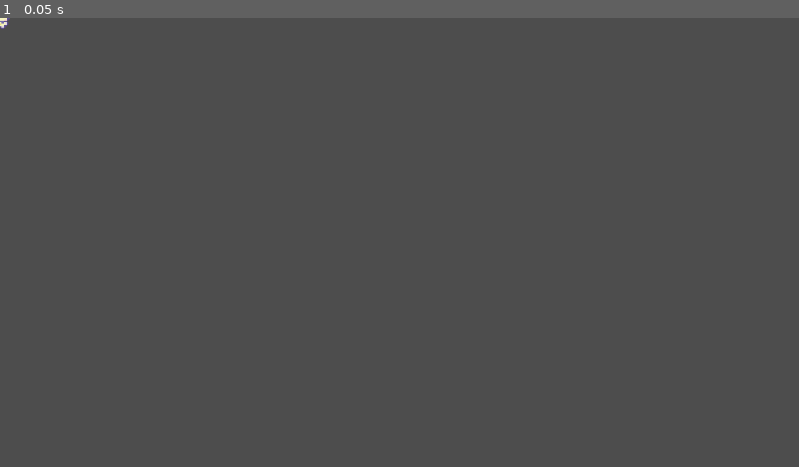
Above: before the commit, frame 1.
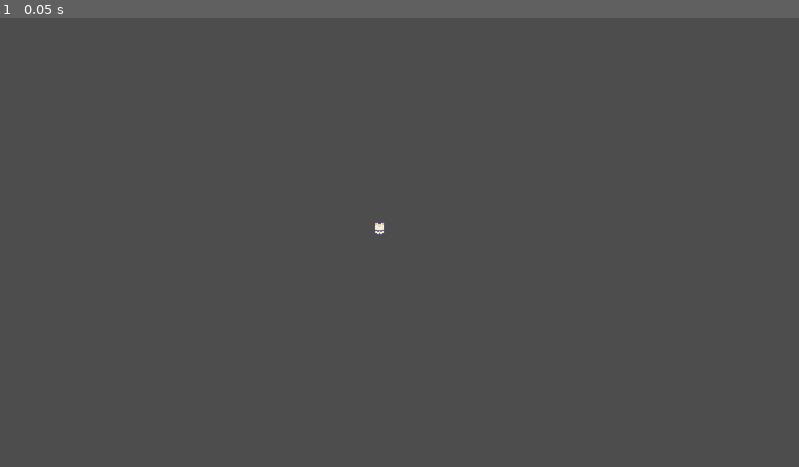
Above: after the commit, the same moment.

Repository: Kikilinga/Satihs
Game: Godot game, scene res://Characters/default_player_cat.tscn
Same seed, same stepped clock (60 frames per second), same inputs: the game is played once before the commit and once after it.
Inputs:
- Up to frame 1 (0.05 s): no input

The runs differ from the first frame. In frame 1, less than 0.1% of the frame differs, in the area x 0-49%, y 0-49%.

Commit message:
Finished Player Animation
Created the AnimationTree and AnimationPlayer to be able to have the player be animated properly in game.

A Generic Camera Follow Level Template has also been created.

Diff:
--- a/Characters/default_player_cat.tscn
+++ b/Characters/default_player_cat.tscn
@@ -1,21 +1,261 @@
-[gd_scene load_steps=4 format=3 uid="uid://bsr2c33rdg1xk"]
-
-[ext_resource type="Texture2D" uid="uid://8vflj2fkeki1" path="res://Sprout Lands - Sprites - Basic pack/Characters/Basic Charakter Spritesheet.png" id="1_b5bgt"]
+[gd_scene load_steps=27 format=3 uid="uid://bul0fys670v7u"]
+
+[ext_resource type="Texture2D" uid="uid://8vflj2fkeki1" path="res://AssetPack/Sprout Lands - Sprites - Basic pack/Characters/Basic Charakter Spritesheet.png" id="1_yxlj8"]
 
 [sub_resource type="GDScript" id="GDScript_po5hr"]
 script/source = "extends CharacterBody2D
 
 const SPEED = 300.0
 
+@export var starting_direction: Vector2 = Vector2(0,1)
+# parameters/idle/blend_position
+@onready var animation_tree = $AnimationTree
+@onready var animation_state = animation_tree.get(\"parameters/playback\")
+
+func _ready():
+	update_animation_parameters(starting_direction)
+
 func _physics_process(_delta):
 	velocity = Input.get_vector(\"ui_left\", \"ui_right\",\"ui_up\", \"ui_down\")*SPEED
+	update_animation_parameters(velocity/300)
+	change_animation_state()
 	move_and_slide()
+
+
+func update_animation_parameters(player_move: Vector2):
+	if (player_move != Vector2.ZERO):
+		animation_tree.set(\"parameters/walk/blend_position\", player_move)
+		animation_tree.set(\"parameters/idle/blend_position\", player_move)
+
+func change_animation_state():
+	if (velocity != Vector2.ZERO):
+		animation_state.travel(\"walk\")
+	else:
+		animation_state.travel(\"idle\")
 "
 
 [sub_resource type="RectangleShape2D" id="RectangleShape2D_6inbh"]
 size = Vector2(14, 16)
 
+[sub_resource type="Animation" id="Animation_g6smw"]
+length = 0.001
+tracks/0/type = "value"
+tracks/0/imported = false
+tracks/0/enabled = true
+tracks/0/path = NodePath("PlayerSprite:frame_coords")
+tracks/0/interp = 1
+tracks/0/loop_wrap = true
+tracks/0/keys = {
+"times": PackedFloat32Array(0),
+"transitions": PackedFloat32Array(1),
+"update": 1,
+"values": [Vector2i(0, 0)]
+}
+
+[sub_resource type="Animation" id="Animation_t64ae"]
+resource_name = "idle_down"
+loop_mode = 1
+tracks/0/type = "value"
+tracks/0/imported = false
+tracks/0/enabled = true
+tracks/0/path = NodePath("PlayerSprite:frame_coords")
+tracks/0/interp = 1
+tracks/0/loop_wrap = true
+tracks/0/keys = {
+"times": PackedFloat32Array(0, 0.5),
+"transitions": PackedFloat32Array(1, 1),
+"update": 1,
+"values": [Vector2i(0, 0), Vector2i(1, 0)]
+}
+
+[sub_resource type="Animation" id="Animation_anoqg"]
+resource_name = "idle_left"
+loop_mode = 1
+tracks/0/type = "value"
+tracks/0/imported = false
+tracks/0/enabled = true
+tracks/0/path = NodePath("PlayerSprite:frame")
+tracks/0/interp = 1
+tracks/0/loop_wrap = true
+tracks/0/keys = {
+"times": PackedFloat32Array(0, 0.5),
+"transitions": PackedFloat32Array(1, 1),
+"update": 1,
+"values": [8, 9]
+}
+
+[sub_resource type="Animation" id="Animation_tixri"]
+resource_name = "idle_right"
+loop_mode = 1
+tracks/0/type = "value"
+tracks/0/imported = false
+tracks/0/enabled = true
+tracks/0/path = NodePath("PlayerSprite:frame")
+tracks/0/interp = 1
+tracks/0/loop_wrap = true
+tracks/0/keys = {
+"times": PackedFloat32Array(0, 0.5),
+"transitions": PackedFloat32Array(1, 1),
+"update": 1,
+"values": [12, 13]
+}
+
+[sub_resource type="Animation" id="Animation_qtyyo"]
+resource_name = "idle_up"
+loop_mode = 1
+tracks/0/type = "value"
+tracks/0/imported = false
+tracks/0/enabled = true
+tracks/0/path = NodePath("PlayerSprite:frame")
+tracks/0/interp = 1
+tracks/0/loop_wrap = true
+tracks/0/keys = {
+"times": PackedFloat32Array(0, 0.5),
+"transitions": PackedFloat32Array(1, 1),
+"update": 1,
+"values": [4, 5]
+}
+
+[sub_resource type="Animation" id="Animation_phaqw"]
+resource_name = "walk_down"
+length = 0.4
+loop_mode = 1
+tracks/0/type = "value"
+tracks/0/imported = false
+tracks/0/enabled = true
+tracks/0/path = NodePath("PlayerSprite:frame")
+tracks/0/interp = 1
+tracks/0/loop_wrap = true
+tracks/0/keys = {
+"times": PackedFloat32Array(0, 0.2),
+"transitions": PackedFloat32Array(1, 1),
+"update": 1,
+"values": [2, 3]
+}
+
+[sub_resource type="Animation" id="Animation_bmljd"]
+resource_name = "walk_left"
+length = 0.4
+loop_mode = 1
+tracks/0/type = "value"
+tracks/0/imported = false
+tracks/0/enabled = true
+tracks/0/path = NodePath("PlayerSprite:frame")
+tracks/0/interp = 1
+tracks/0/loop_wrap = true
+tracks/0/keys = {
+"times": PackedFloat32Array(0, 0.2),
+"transitions": PackedFloat32Array(1, 1),
+"update": 1,
+"values": [10, 11]
+}
+
+[sub_resource type="Animation" id="Animation_2i27c"]
+resource_name = "walk_right"
+length = 0.4
+loop_mode = 1
+tracks/0/type = "value"
+tracks/0/imported = false
+tracks/0/enabled = true
+tracks/0/path = NodePath("PlayerSprite:frame")
+tracks/0/interp = 1
+tracks/0/loop_wrap = true
+tracks/0/keys = {
+"times": PackedFloat32Array(0, 0.2),
+"transitions": PackedFloat32Array(1, 1),
+"update": 1,
+"values": [14, 15]
+}
+
+[sub_resource type="Animation" id="Animation_4e42f"]
+resource_name = "walk_up"
+length = 0.4
+loop_mode = 1
+tracks/0/type = "value"
+tracks/0/imported = false
+tracks/0/enabled = true
+tracks/0/path = NodePath("PlayerSprite:frame")
+tracks/0/interp = 1
+tracks/0/loop_wrap = true
+tracks/0/keys = {
+"times": PackedFloat32Array(0, 0.2),
+"transitions": PackedFloat32Array(1, 1),
+"update": 1,
+"values": [6, 7]
+}
+
+[sub_resource type="AnimationLibrary" id="AnimationLibrary_lq8ok"]
+_data = {
+"RESET": SubResource("Animation_g6smw"),
+"idle_down": SubResource("Animation_t64ae"),
+"idle_left": SubResource("Animation_anoqg"),
+"idle_right": SubResource("Animation_tixri"),
+"idle_up": SubResource("Animation_qtyyo"),
+"walk_down": SubResource("Animation_phaqw"),
+"walk_left": SubResource("Animation_bmljd"),
+"walk_right": SubResource("Animation_2i27c"),
+"walk_up": SubResource("Animation_4e42f")
+}
+
+[sub_resource type="AnimationNodeAnimation" id="AnimationNodeAnimation_wjtuo"]
+animation = &"idle_up"
+
+[sub_resource type="AnimationNodeAnimation" id="AnimationNodeAnimation_s6lit"]
+animation = &"idle_down"
+
+[sub_resource type="AnimationNodeAnimation" id="AnimationNodeAnimation_1ox0j"]
+animation = &"idle_left"
+
+[sub_resource type="AnimationNodeAnimation" id="AnimationNodeAnimation_vobfn"]
+animation = &"idle_right"
+
+[sub_resource type="AnimationNodeBlendSpace2D" id="AnimationNodeBlendSpace2D_j271u"]
+blend_point_0/node = SubResource("AnimationNodeAnimation_wjtuo")
+blend_point_0/pos = Vector2(0, -1)
+blend_point_1/node = SubResource("AnimationNodeAnimation_s6lit")
+blend_point_1/pos = Vector2(0, 1)
+blend_point_2/node = SubResource("AnimationNodeAnimation_1ox0j")
+blend_point_2/pos = Vector2(-1, 0)
+blend_point_3/node = SubResource("AnimationNodeAnimation_vobfn")
+blend_point_3/pos = Vector2(1, 0)
+blend_mode = 1
+
+[sub_resource type="AnimationNodeAnimation" id="AnimationNodeAnimation_jswuf"]
+animation = &"walk_down"
+
+[sub_resource type="AnimationNodeAnimation" id="AnimationNodeAnimation_2f4p3"]
+animation = &"walk_up"
+
+[sub_resource type="AnimationNodeAnimation" id="AnimationNodeAnimation_ik1v3"]
+animation = &"walk_left"
+
+[sub_resource type="AnimationNodeAnimation" id="AnimationNodeAnimation_0acsw"]
+animation = &"walk_right"
+
+[sub_resource type="AnimationNodeBlendSpace2D" id="AnimationNodeBlendSpace2D_xusti"]
+blend_point_0/node = SubResource("AnimationNodeAnimation_jswuf")
+blend_point_0/pos = Vector2(0, 1)
+blend_point_1/node = SubResource("AnimationNodeAnimation_2f4p3")
+blend_point_1/pos = Vector2(0, -1)
+blend_point_2/node = SubResource("AnimationNodeAnimation_ik1v3")
+blend_point_2/pos = Vector2(-1, 0)
+blend_point_3/node = SubResource("AnimationNodeAnimation_0acsw")
+blend_point_3/pos = Vector2(1, 0)
+
+[sub_resource type="AnimationNodeStateMachineTransition" id="AnimationNodeStateMachineTransition_ng80l"]
+advance_mode = 2
+
+[sub_resource type="AnimationNodeStateMachine" id="AnimationNodeStateMachine_poo82"]
+states/idle/node = SubResource("AnimationNodeBlendSpace2D_j271u")
+states/idle/position = Vector2(317, 78)
+states/walk/node = SubResource("AnimationNodeBlendSpace2D_xusti")
+states/walk/position = Vector2(317, 147)
+transitions = ["Start", "idle", SubResource("AnimationNodeStateMachineTransition_ng80l")]
+
+[sub_resource type="AnimationNodeStateMachinePlayback" id="AnimationNodeStateMachinePlayback_65nkd"]
+
 [node name="DefaultPlayerCat" type="CharacterBody2D"]
+position = Vector2(912, 506)
 script = SubResource("GDScript_po5hr")
 
 [node name="CollisionShape2D" type="CollisionShape2D" parent="."]
@@ -24,6 +264,19 @@
 
 [node name="PlayerSprite" type="Sprite2D" parent="."]
 scale = Vector2(2, 2)
-texture = ExtResource("1_b5bgt")
+texture = ExtResource("1_yxlj8")
 hframes = 4
 vframes = 4
+
+[node name="AnimationPlayer" type="AnimationPlayer" parent="."]
+libraries = {
+"": SubResource("AnimationLibrary_lq8ok")
+}
+
+[node name="AnimationTree" type="AnimationTree" parent="."]
+tree_root = SubResource("AnimationNodeStateMachine_poo82")
+anim_player = NodePath("../AnimationPlayer")
+active = true
+parameters/playback = SubResource("AnimationNodeStateMachinePlayback_65nkd")
+parameters/idle/blend_position = Vector2(0, -0.1)
+parameters/walk/blend_position = Vector2(0, 0)
--- /dev/null
+++ b/Levels/generic_camera_follow_level.tscn
@@ -0,0 +1,14 @@
+[gd_scene load_steps=2 format=3 uid="uid://pkhuy0me8rx3"]
+
+[ext_resource type="PackedScene" uid="uid://bul0fys670v7u" path="res://Characters/default_player_cat.tscn" id="1_6dg2w"]
+
+[node name="GenericCameraFollowLevel" type="Node2D"]
+
+[node name="DefaultPlayerCat" parent="." instance=ExtResource("1_6dg2w")]
+position = Vector2(961, 540)
+
+[node name="RemoteTransform2D" type="RemoteTransform2D" parent="DefaultPlayerCat"]
+remote_path = NodePath("../../Camera2D")
+
+[node name="Camera2D" type="Camera2D" parent="."]
+position = Vector2(961, 540)
--- a/project.godot
+++ b/project.godot
@@ -14,6 +14,11 @@
 run/main_scene="res://Characters/default_player_cat.tscn"
 config/features=PackedStringArray("4.0", "GL Compatibility")
 config/icon="res://icon.svg"
+
+[display]
+
+window/size/viewport_width=1920
+window/size/viewport_height=1080
 
 [dotnet]
 
Renamed: Sprout Lands - Sprites - Basic pack/Characters/Basic Charakter Actions.png -> AssetPack/Sprout Lands - Sprites - Basic pack/Characters/Basic Charakter Actions.png
Not shown, changed: AssetPack/Sprout Lands - Sprites - Basic pack/Characters/Basic Charakter Actions.png.import
Renamed: Sprout Lands - Sprites - Basic pack/Characters/Basic Charakter Spritesheet.png -> AssetPack/Sprout Lands - Sprites - Basic pack/Characters/Basic Charakter Spritesheet.png
Not shown, changed: AssetPack/Sprout Lands - Sprites - Basic pack/Characters/Basic Charakter Spritesheet.png.import
Renamed: Sprout Lands - Sprites - Basic pack/Characters/Free Cow Sprites.png -> AssetPack/Sprout Lands - Sprites - Basic pack/Characters/Free Cow Sprites.png
Not shown, changed: AssetPack/Sprout Lands - Sprites - Basic pack/Characters/Free Cow Sprites.png.import
Renamed: Sprout Lands - Sprites - Basic pack/Characters/Tools.png -> AssetPack/Sprout Lands - Sprites - Basic pack/Characters/Tools.png
Not shown, changed: AssetPack/Sprout Lands - Sprites - Basic pack/Characters/Tools.png.import
Renamed: Sprout Lands - Sprites - Basic pack/Color pallete/Color pallete in aseprite - screenshot.PNG -> AssetPack/Sprout Lands - Sprites - Basic pack/Color pallete/Color pallete in aseprite - screenshot.PNG
Not shown, changed: AssetPack/Sprout Lands - Sprites - Basic pack/Color pallete/Color pallete in aseprite - screenshot.PNG.import
Renamed: Sprout Lands - Sprites - Basic pack/Color pallete/Sprout Lands - color pallete.aseprite -> AssetPack/Sprout Lands - Sprites - Basic pack/Color pallete/Sprout Lands - color pallete.aseprite
Renamed: Sprout Lands - Sprites - Basic pack/Objects/Basic Furniture.png -> AssetPack/Sprout Lands - Sprites - Basic pack/Objects/Basic Furniture.png
(and 34 more such lines)
